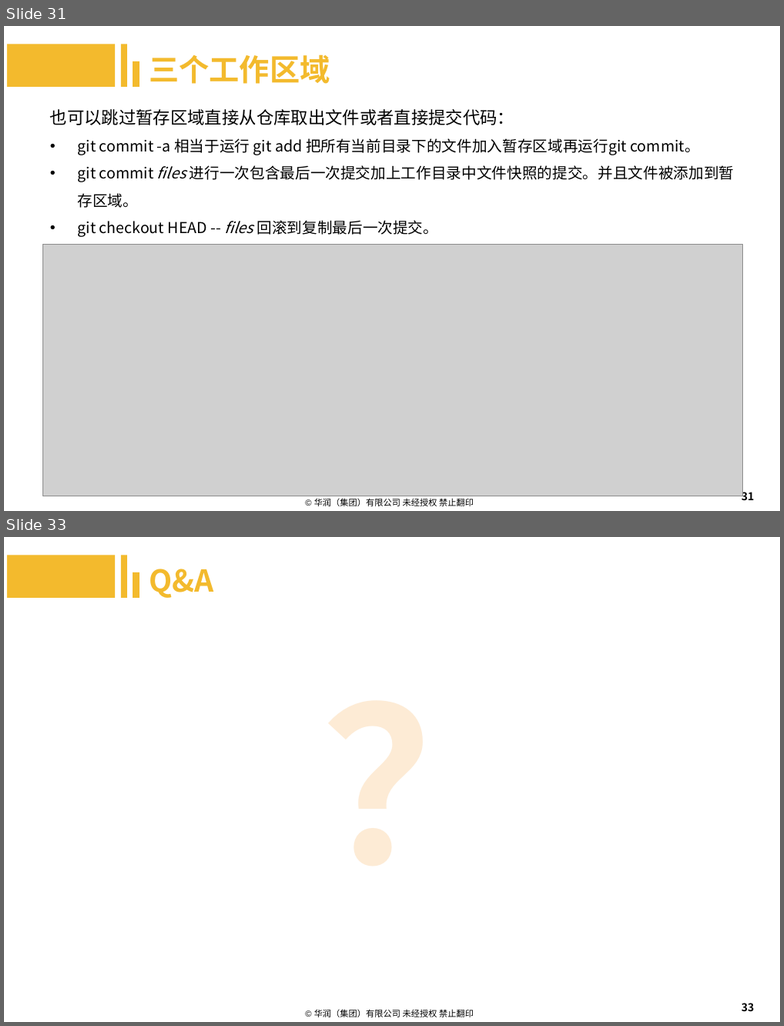
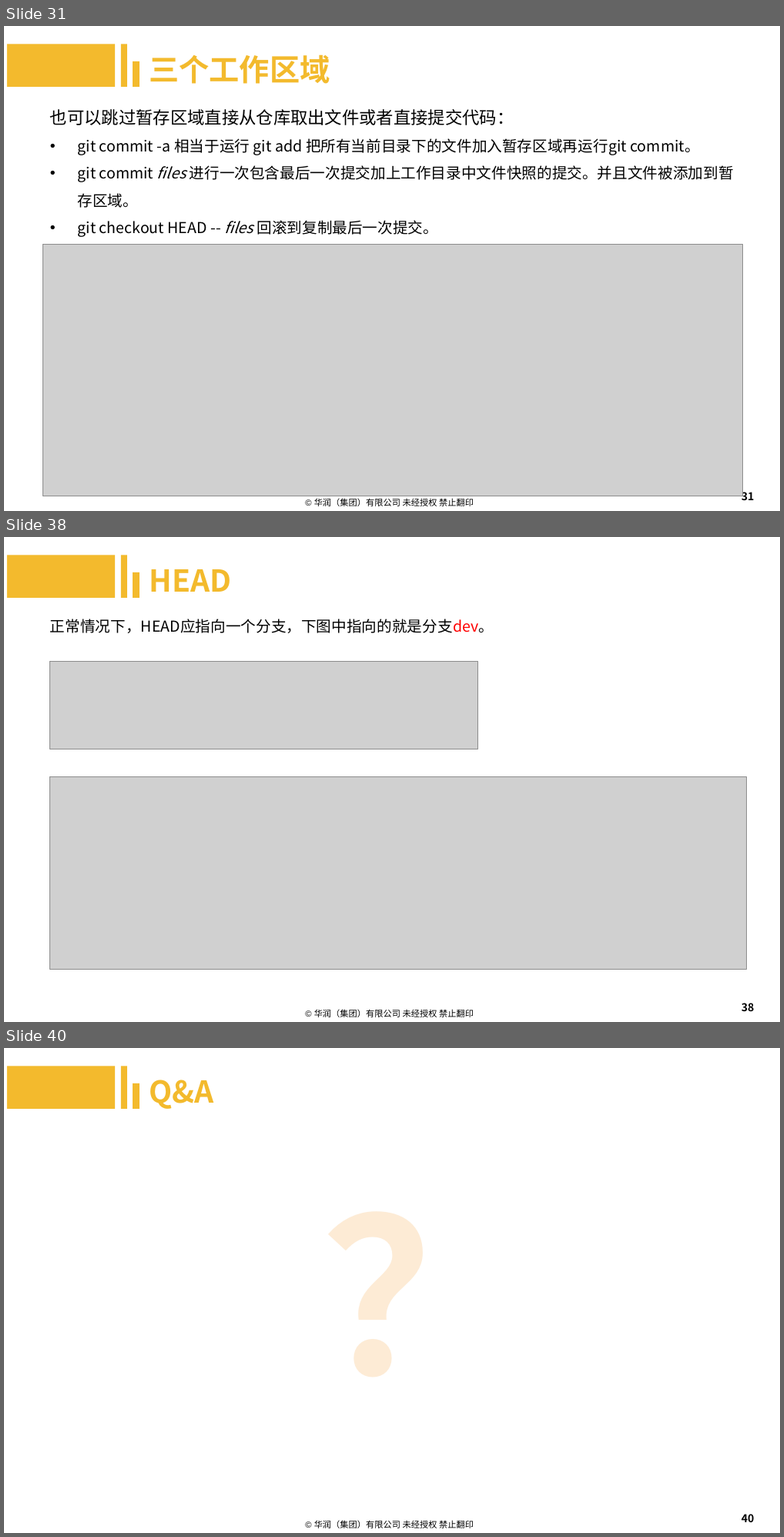
Before and after one commit to machenzhao/git-present, a slide deck: Git.pptx. Shown one above the other, each under a label of ours: slides 31 and 33 before the commit, slides 31, 38 and 40 after it; the slides between them are not shown. The pictures are 784x1026 and 784x1537 pixels, drawn with LibreOffice and Linux fonts; fonts in the diff are those of the drawing; grey boxes stand for pictures; background and template pictures are left out. Boxes give left, top, right and bottom in pixels: in the first picture for what was removed or moved away, otherwise in the second. Text is boxed around its words. In the diff, an @@ line names an element or a change of style, - is before the commit and + after.

Commit message:
更新分支和HEAD

```diff
--- a/Git.pptx
+++ b/Git.pptx
@@ slide 38 added at box(4, 537, 780, 1022), background #FFFFFF; not listed: 1 template element that a slide beside it also shows @@
@@ rectangle added at box(7, 555, 115, 598), fill #F3BA2D @@
@@ rectangle added at box(121, 555, 127, 598), fill #F3BA2D @@
@@ rectangle added at box(133, 572, 140, 599), fill #F3BA2D @@
@@ text added at box(149, 569, 231, 592), 28 pt, text #F3BA2D, bold @@
+HEAD
@@ text added at box(50, 619, 494, 633), 14 pt, text #000000 @@
+正常情况下，HEAD应指向一个分支，下图中指向的就是分支dev。
@@ picture added at box(49, 661, 478, 749) @@
@@ picture added at box(49, 776, 747, 968) @@
@@ page number added at box(742, 1003, 754, 1011), 10 pt, text #000000 @@
+38
@@ what was slide 33 is now slide 40 @@
@@ page number at box(742, 1514, 754, 1522): text changed @@
-33
+40
```
Also in this commit, not shown: 7 other slides added, 1 slide removed.
